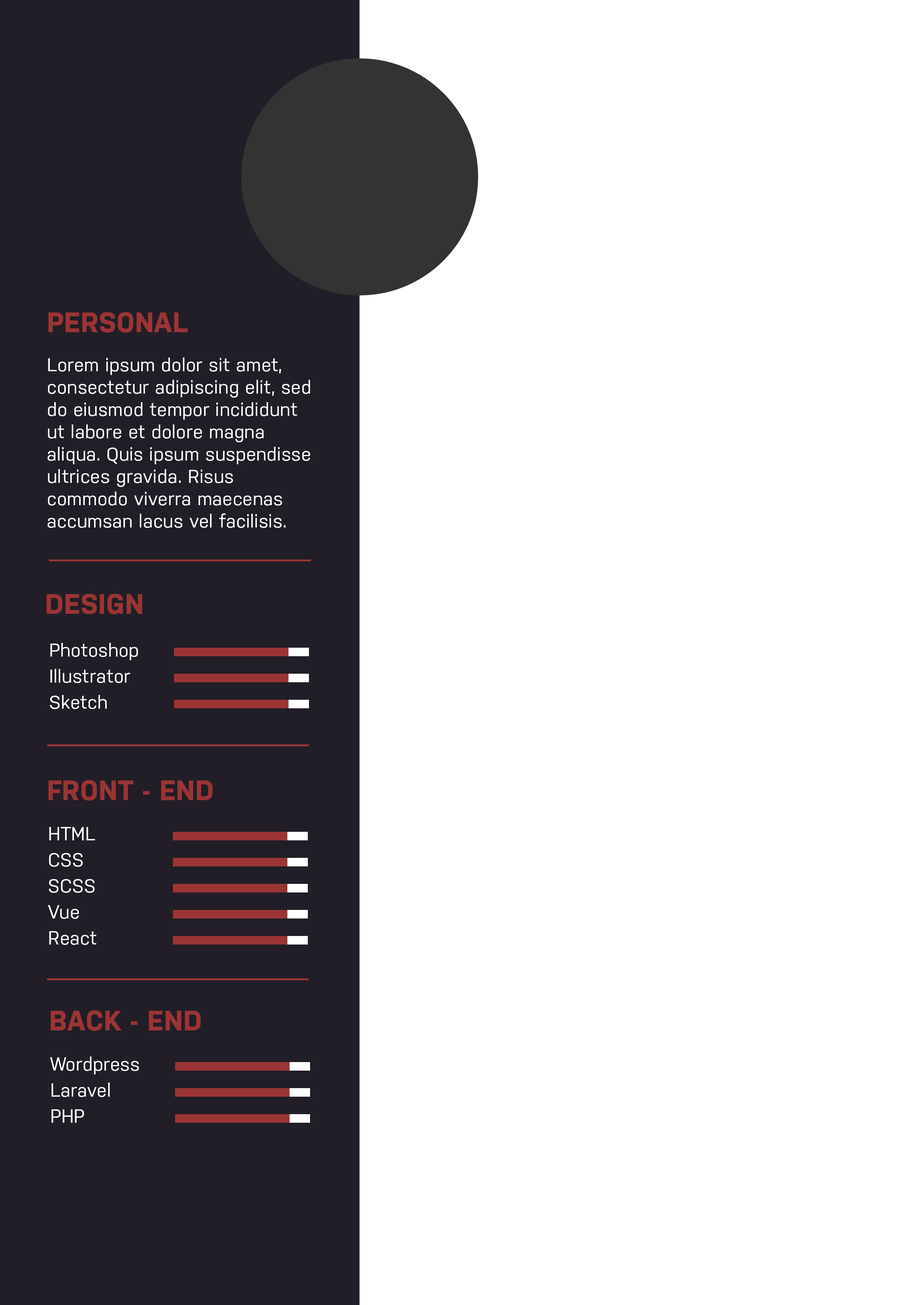
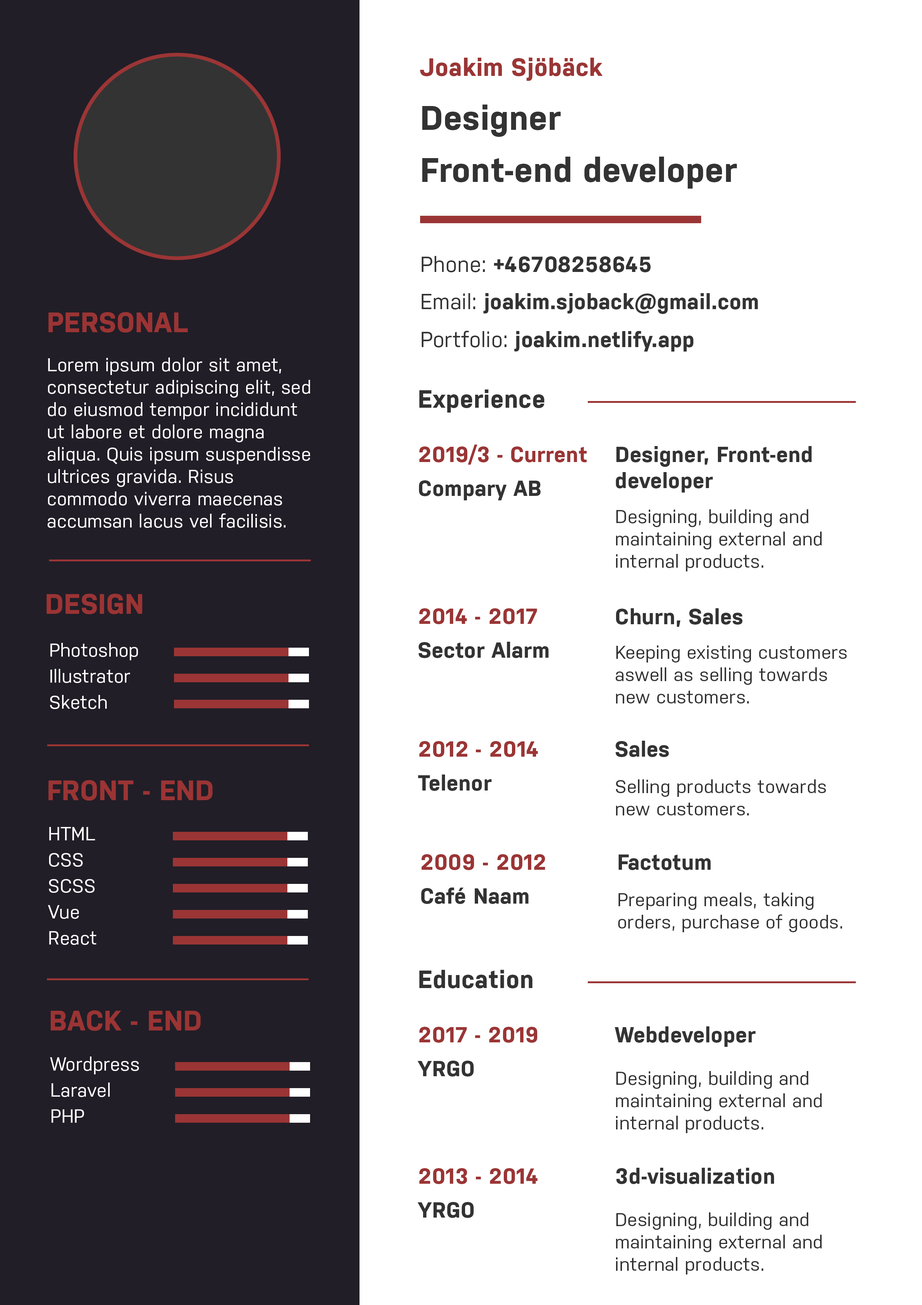
The second 922 x 1305 image is a revision of the first. Changes to its layers:
renamed "img" to "avatar", painted on it over [73, 52, 479, 296]
added group "header" with 7 layers above "education" over [420, 57, 759, 352]
added layer "Front-end developer" in group "header" over [422, 156, 738, 189]
added group "education" with 12 layers above "experience" over [417, 969, 857, 1275]
added group "3d" with 4 layers in group "education" over [417, 1167, 822, 1275]
added layer "Designing, building and maintaining external and internal produ" (1st of 3, in "education" › "3d") in group "3d" over [616, 1212, 822, 1275]
added group "webbdev" with 4 layers in group "education" over [417, 1026, 822, 1133]
added layer "Designing, building and maintaining external and internal produ" (2nd of 3, in "education" › "webbdev") in group "webbdev" over [616, 1070, 822, 1133]
added group "experience" with 22 layers above "left box" over [418, 389, 857, 933]
added group "Cafe naam" with 4 layers in group "experience" over [421, 853, 843, 933]
added layer "Preparing meals, taking orders, purchase of goods." in group "Cafe naam" over [618, 892, 843, 933]
added group "Telenor" (1st of 2, in "experience") with 4 layers in group "experience" over [418, 740, 827, 816]
added group "Sector Alarm" (1st of 2, in "experience") with 4 layers in group "experience" over [418, 608, 848, 704]
added layer "Keeping existing customers aswell as selling towards new custom" in group "Sector Alarm" over [615, 645, 848, 704]
added group "Compary AB" (1st of 2, in "experience") with 4 layers in group "experience" over [419, 444, 822, 572]
added layer "Designer, Front-end developer" in group "Compary AB" over [615, 445, 812, 493]
added layer "Designing, building and maintaining external and internal produ" (3rd of 3, in "experience" › "Compary AB") in group "Compary AB" over [616, 509, 822, 572]
…and 28 more changes (28 added)
